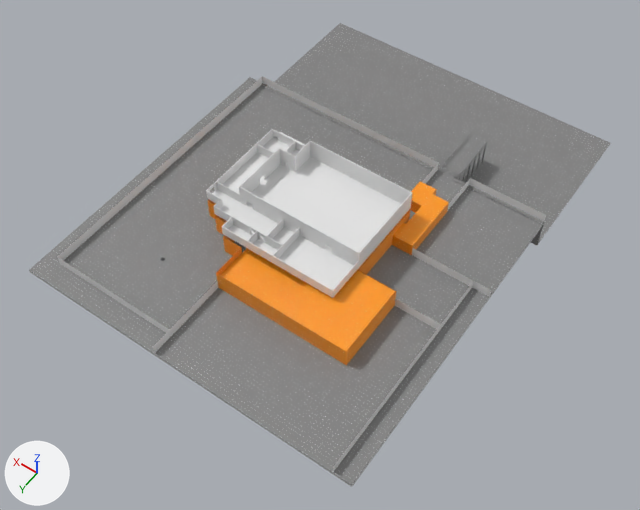
A saved change to the Blender file vongott/Assets/Mesh/Maps/la_guardia_air_terminal.blend.
The view is the same before and after, from a 50 mm camera at (-90.3, 118.3, 181.5) aimed at (-3.1, -3.8, -10.3). Every picture has the same lights, and +X, +Y and +Z are marked at lower left. Objects named as collision shapes, trigger or cutter boxes, shadow casters or lower levels of detail are left out.

Objects in the first picture: 'dock', 'fence', 'ground_floor', 'tarmac', 'upper_floor'.
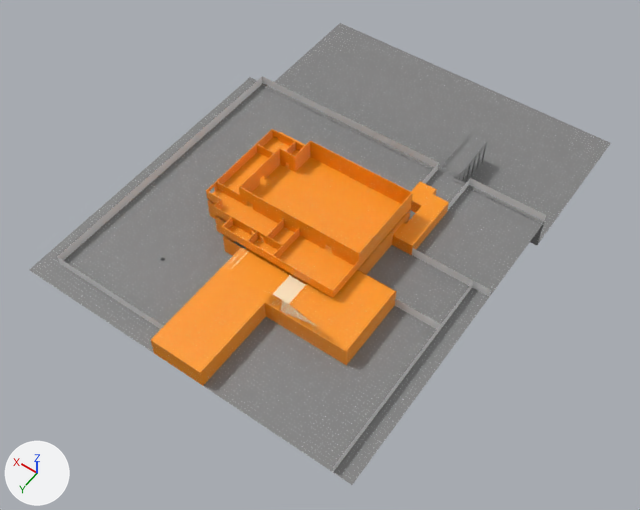
Diff of the bpy script that builds the scene:
```diff
--- a/vongott/Assets/Mesh/Maps/la_guardia_air_terminal.blend.py
+++ b/vongott/Assets/Mesh/Maps/la_guardia_air_terminal.blend.py
@@ me_cube_005 @@
 # used by ob_upper_floor; location = (0.0, 0.0, 0.0); rotation_euler = (1.571, 0.0, 0.0), in degrees (90, 0, 0)
-me_cube_005.from_pydata(...)  # 374 vertices, 401 faces; spans x -21.1..24.1, y 7.0..13.0, z -16.1..21.1
+me_cube_005.from_pydata(...)  # 366 vertices, 394 faces; spans x -21.1..24.1, y 7.0..13.0, z -16.1..21.1
+# me_cube_005 part 1
+# 8 vertices are removed from x -21.1..-20.9, y 7.0..10.0, z -8.1..-7.9
+# 12 faces are deleted
+# 5 new faces join them
+# me_cube_005 part 2: 9 kept faces spanning x -20.9..23.9, y 7.0, z -15.9..18.9 get new texture (UV) coordinates
+# me_cube_005 part 3: 389 faces spanning x -21.1..24.1, y 7.0..13.0, z -16.1..21.1 switch from no material to mat_wall_256_png (picture img_wall_256_png)
@@ me_cube_001 @@
 # used by ob_ground_floor; location = (0.0, 0.0, 0.0); rotation_euler = (1.571, 0.0, 0.0), in degrees (90, 0, 0)
-me_cube_001.from_pydata(...)  # 742 vertices, 570 faces, 21 loose edges; spans x -32.1..24.1, y 0.0..6.0, z -26.1..31.1
+me_cube_001.from_pydata(...)  # 743 vertices, 581 faces, 21 loose edges; spans x -32.1..24.1, y 0.0..6.0, z -50.0..31.1
+# me_cube_001 part 4: 17 vertices removed from x -31.9..6.9, y 0.0..6.0, z -26.1..-5.1; 12 vertices added at x -13.1..7.1, y 6.0, z -26.1..-16.1
+# me_cube_001 part 5: 6 vertices added at x -8.1..7.1, y 0.0..6.0, z -50.0
+# me_cube_001 part 6: 74 kept faces spanning x -32.1..24.1, y 0.0..6.0, z -26.1..31.1 get new texture (UV) coordinates
 me_cube_001.materials.append(mat_wall_256_png)
```

Boxes [x1, y1, x2, y2] around the edits, measured in the pictures (640 x 510 px; the box of a moved part takes in the faces that stretch with it):
'ground_floor', reshaped (24% wider, 11% taller)
    before: [208, 181, 449, 365]
    after: [151, 181, 449, 386]
part 1 of me_cube_005, cut back
    both: [279, 236, 359, 297]
part 2 of me_cube_005, surface changed (white to orange)
    both: [213, 137, 401, 255]
part 3 of me_cube_005, recoloured (grey to orange)
    both: [206, 129, 413, 298]
part 4 of me_cube_001, moved or reshaped
    before: [216, 273, 273, 316]
    after: [217, 247, 346, 356]
part 5 of me_cube_001, added (orange)
    after: [151, 273, 266, 386]
part 6 of me_cube_001, surface changed
    both: [224, 210, 410, 304]
